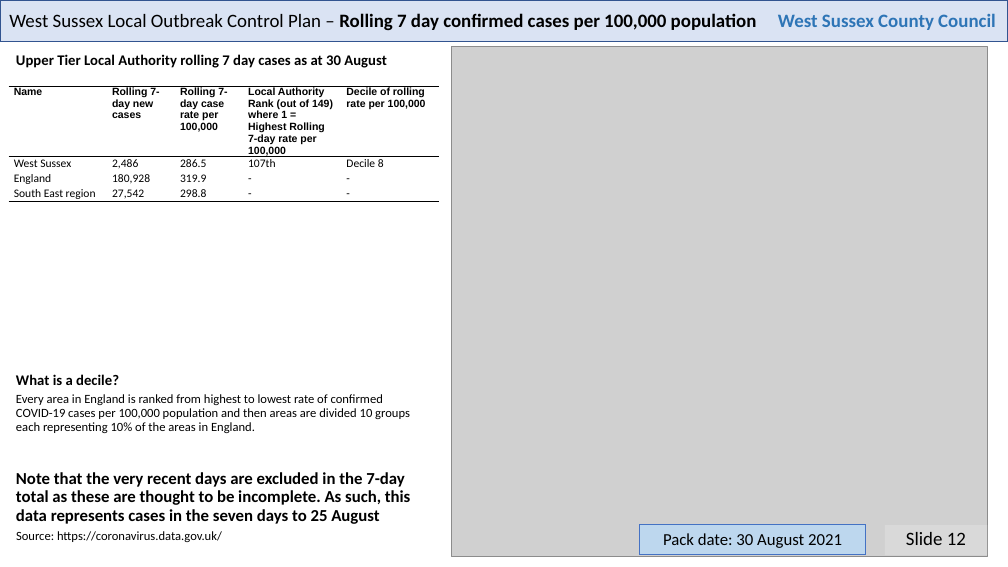
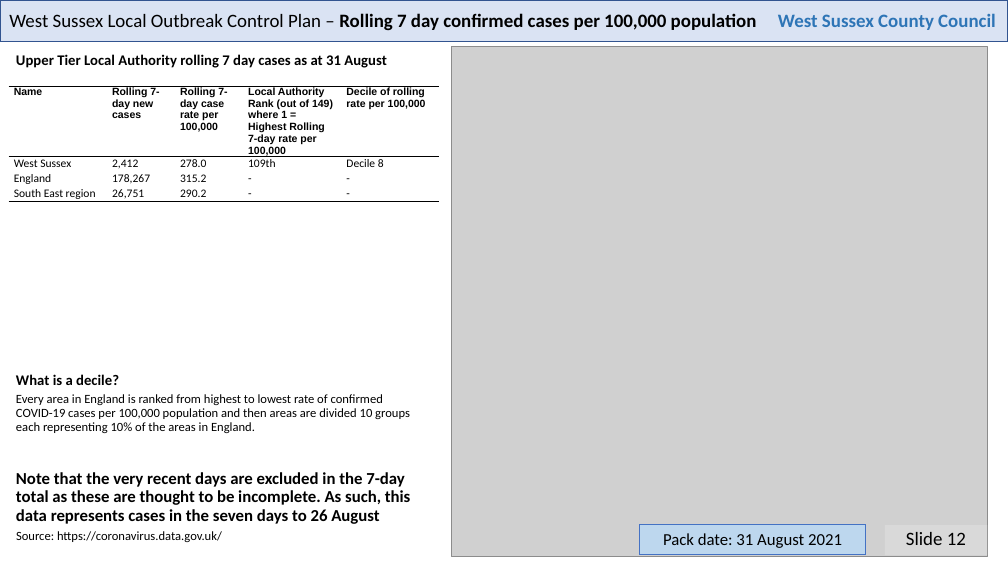
Before and after one commit to psychty/wsx_covid_datapack_public, a slide deck: slide 12 of Latest_West_Sussex_C19_slide_deck.pptx. Drawn at 1008x567 pixels with LibreOffice and Linux fonts; fonts in the diff are those of the drawing; grey boxes stand for pictures. Boxes give left, top, right and bottom in pixels: in the first picture for what was removed or moved away, otherwise in the second. Text is boxed around its words. In the diff, an @@ line names an element or a change of style, - is before the commit and + after.

```diff
--- a/Latest_West_Sussex_C19_slide_deck.pptx
+++ b/Latest_West_Sussex_C19_slide_deck.pptx
@@ text at [16, 54, 387, 68]: text changed @@
-Upper Tier Local Authority rolling 7 day cases as at 30 August
+Upper Tier Local Authority rolling 7 day cases as at 31 August
@@ table at [8, 86, 439, 296] @@
-row 2: West Sussex | 2,486 | 286.5 | 107th | Decile 8
+row 2: West Sussex | 2,412 | 278.0 | 109th | Decile 8
-row 3, column 2: 180,928
+row 3, column 2: 178,267
-row 3, column 3: 319.9
+row 3, column 3: 315.2
-row 4, column 2: 27,542
+row 4, column 2: 26,751
-row 4, column 3: 298.8
+row 4, column 3: 290.2
@@ text at [16, 472, 411, 524]: text changed @@
-Note that the very recent days are excluded in the 7-day total as these are thought to be incomplete. As such, this data represents cases in the seven days to 25 August
+Note that the very recent days are excluded in the 7-day total as these are thought to be incomplete. As such, this data represents cases in the seven days to 26 August
@@ text in rectangle at [663, 533, 842, 548]: text changed @@
-Pack date: 30 August 2021
+Pack date: 31 August 2021
```
Also in this commit, not shown: 21 other slides changed, 59 other files.
